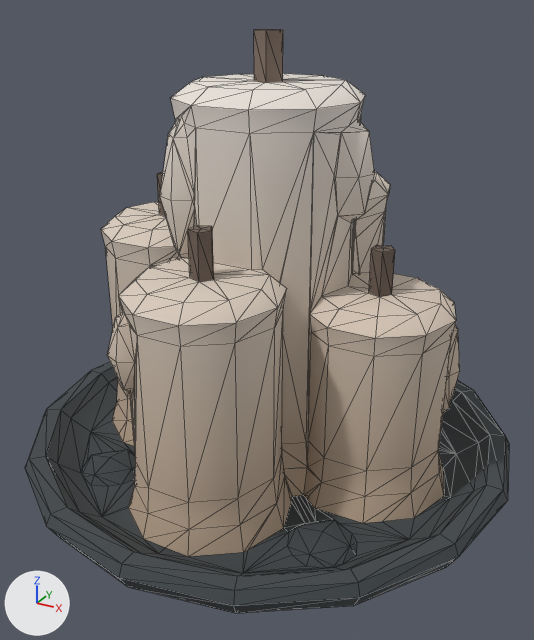
The glTF model assets/custom-props/chapel/candle_plate.glb as it was, and as the next commit left it.
Rendered twice from a camera (50 mm lens) standing at (0.624, -1.143, 0.887) and looking at (0.014, -0.033, 0.332). Lighting does not change. The marker at lower left points along +X, +Y and +Z. The picture after the commit comes second. Mesh edges are drawn as thin lines. Vertices at exactly the same position are counted once.

The first picture shows 'candle_plate'.
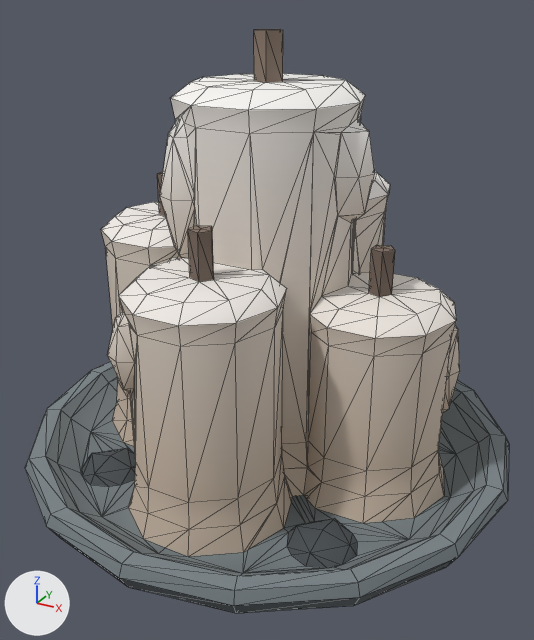
The change, as a diff of the scene's bpy script:
```diff
--- a/assets/custom-props/chapel/candle_plate.glb.py
+++ b/assets/custom-props/chapel/candle_plate.glb.py
@@ me_candle_plate @@
 # used by ob_candle_plate; location = (0.0, 0.0, 0.0)
-me_candle_plate.from_pydata(...)  # 848 vertices, 1704 faces; spans x -0.48..0.48, y -0.48..0.48, z -0.005..0.835
+me_candle_plate.from_pydata(...)  # 848 vertices, 1704 faces; spans x -0.48..0.48, y -0.48..0.48, z -0.009..0.835
+# me_candle_plate part 1
+# 26 vertices are removed from x -0.276..0.276, y -0.276..0.276, z 0.005..0.065
+# 118 faces are deleted
+# 12 vertices in x -0.276..0.276, y -0.276..0.276, z 0.005 move by (0.0, 0.0, -0.002)
+# 11 vertices in x -0.276..0.276, y -0.197..0.256, z 0.02..0.04 move by (0.0, 0.002, 0.0)
+# 11 vertices in x -0.276..0.276, y -0.256..0.197, z 0.02..0.04 move by (0.0, -0.002, 0.0)
+# 11 vertices in x -0.197..0.256, y -0.276..0.276, z 0.02..0.04 move by (0.002, 0.0, 0.0)
+# 10 vertices in x -0.288..0.19, y -0.226..0.226, z 0.02..0.04 move by (-0.001, 0.0, 0.0)
+# 10 vertices in x -0.226..0.226, y -0.19..0.288, z 0.02..0.04 move by (0.0, 0.001, 0.0)
+# 45 vertices move from x -0.276..0.288, y -0.288..0.276, z -0.005..0.065 to x -0.276..0.289, y -0.289..0.276, z -0.009..0.068
+# 26 vertices are added at x -0.276..0.276, y -0.276..0.276, z 0.003..0.068
+# 118 new faces join them
+# me_candle_plate part 2: 1504 kept faces spanning x -0.48..0.48, y -0.48..0.48, z -0.009..0.835 get new texture (UV) coordinates
 me_candle_plate.materials.append(mat_texture)
```

Boxes (x1, y1, x2, y2) around the edits, measured in the pictures (534 x 640 px; the box of a moved part takes in the faces that stretch with it):
part 1 of me_candle_plate, moved or reshaped: (81, 428, 456, 573) in both
part 2 of me_candle_plate, surface changed: (25, 71, 509, 613) in both
